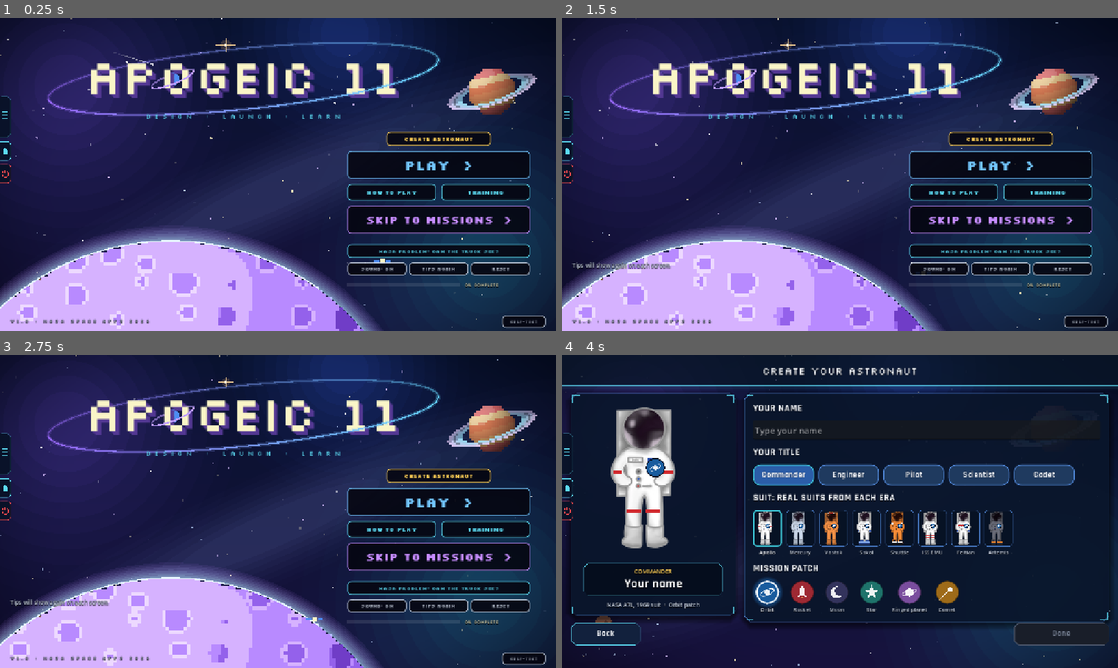
Above: before the commit, frames 1-4 (two rows, left to right).
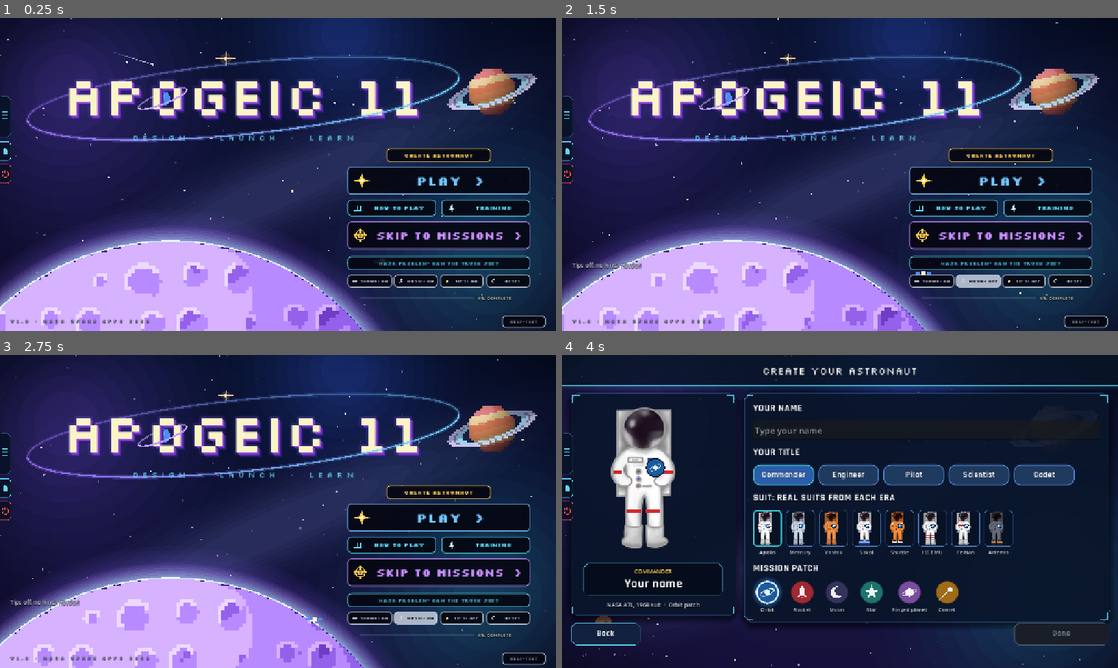
Above: after the commit, the same moments.

Repository: a77chand/apogeic
Game: Godot game, scene res://scenes/main.tscn
The game is run twice, just before and just after one commit, with the same random seed, the same clock (stepped at 60 frames per second) and the same inputs.
Inputs (mouse positions are in pixels of both pictures, inside the frame that each line leads up to):
- Up to frame 1 (0.25 s): no input
- Up to frame 2 (1.5 s): click "TIPS AGAIN" (after the commit: "TIPS: ON") at 0.5 s; click (979, 280) at 1.25 s, where only the run after the commit has a clickable "MUSIC: ON"
- Up to frame 3 (2.75 s): click (417, 617) at 2 s, where only the run after the commit has a clickable "MUSIC: OFF"
- Up to frame 4 (4 s): click "TIPS AGAIN" (after the commit: "TIPS: OFF") at 2.75 s; click "PLAY >" at 3.5 s

The runs differ from the first frame. In frame 1, 28% of the frame differs, in the area x 0-96%, y 6-100%; in frame 2, 28%; in frame 3, 28%; in frame 4, nothing differs.

Commit message:
Title: bigger lower title, glow, planet haze and round craters, button icons, music and tips toggles, training gate for missions, Play skips setup once saved; header/footer pinned to window edges; power-down sound for home and reset; Back to home

Diff:
--- a/scripts/autoload/game_state.gd
+++ b/scripts/autoload/game_state.gd
@@ -37,6 +37,7 @@
 var stardust: int = 0               # earned by 3-star missions, spent on lives, saved
 var last_reward: Dictionary = {}    # what the last mission earned or cost, for the report (not saved)
 var tutorial_seen: Dictionary = {}  # screen id -> true, so each tip shows once
+var tips_on: bool = true           # first-visit tips shown at all, saved (off = harder)
 var tutorial_open: bool = false     # true while a tip box is on screen (clocks wait)
 var muted: bool = false             # sound effects on/off, saved
 var sfx_volume: float = 0.8         # sound effects volume, 0..1, saved
@@ -496,7 +497,7 @@
 		return
 	file.store_string(JSON.stringify({"puzzles_done": puzzles_done, "best_stars": best_stars, "tutorial_seen": tutorial_seen, "muted": muted, "missions_done": missions_done, "mission_stars": mission_stars,
 			"player_name": player_name, "player_title": player_title, "avatar_suit": avatar_suit, "avatar_patch": avatar_patch,
-			"sfx_volume": sfx_volume, "music_volume": music_volume, "music_muted": music_muted, "font_size": font_size,
+			"sfx_volume": sfx_volume, "music_volume": music_volume, "music_muted": music_muted, "font_size": font_size, "tips_on": tips_on,
 			"lives": lives, "life_clock": life_clock, "stardust": stardust}))
 	file.close()
 
@@ -541,6 +542,7 @@
 	music_volume = clampf(float(data.get("music_volume", 0.5)), 0.0, 1.0)
 	music_muted = bool(data.get("music_muted", false))
 	font_size = str(data.get("font_size", "medium"))
+	tips_on = bool(data.get("tips_on", true))
 	lives = clampi(int(data.get("lives", MAX_LIVES)), 0, MAX_LIVES)
 	life_clock = float(data.get("life_clock", 0.0))
 	stardust = maxi(0, int(data.get("stardust", 0)))
@@ -550,7 +552,23 @@
 		tutorial_seen = seen
 
 
+func set_tips_on(value: bool) -> void:
+	tips_on = value
+	if value:
+		tutorial_seen = {}   # turning tips back on shows them again from the start
+	save_game()
+
+
+## Missions open only after every training puzzle has been finished once.
+func all_puzzles_done() -> bool:
+	for id in puzzle_order():
+		if not is_puzzle_done(str(id)):
+			return false
+	return true
+
+
 func reset_progress() -> void:
+	play_sound("power_down")
 	puzzles_done = {}
 	best_stars = 0
 	missions_done = {}
--- a/scripts/main.gd
+++ b/scripts/main.gd
@@ -88,6 +88,32 @@
 	go("title")
 
 
+## Screens are laid out for 1280 x 720 and sit in the middle of the window. When the window
+## is taller than that, the header would float below the top edge and the footer above the
+## bottom. So the header pieces (anything in the top 80 px) move up to the real top, and
+## the footer pieces (anything starting below y = 590) move down to the real bottom.
+func _pin_edges(screen: Control) -> void:
+	if not is_instance_valid(screen):
+		return
+	var gap: float = maxf(0.0, (get_viewport_rect().size.y - 720.0) * 0.5)
+	for child in screen.get_children():
+		if not (child is Control):
+			continue
+		var c: Control = child
+		if not c.has_meta("design_y"):
+			c.set_meta("design_y", c.position.y)
+		var y: float = float(c.get_meta("design_y"))
+		if y < 80.0 and y + c.size.y <= 90.0:
+			c.position.y = y - gap
+		elif y >= 590.0 and c.size.y < 140.0:
+			c.position.y = y + gap
+
+
+func _notification(what: int) -> void:
+	if what == NOTIFICATION_RESIZED and _current != null:
+		_pin_edges.call_deferred(_current)
+
+
 func go(screen_id: String) -> void:
 	call_deferred("_swap", screen_id)
 
@@ -104,6 +130,8 @@
 
 
 func _swap(screen_id: String) -> void:
+	if screen_id == "title" and _current_id != "" and _current_id != "title":
+		GameState.play_sound("power_down")
 	if _current != null:
 		_holder.remove_child(_current)
 		_current.queue_free()
@@ -124,5 +152,6 @@
 	_current_id = screen_id
 	_holder.add_child(screen)
 	screen.set_anchors_and_offsets_preset(Control.PRESET_FULL_RECT)
+	_pin_edges.call_deferred(screen)
 	screen.modulate = Color(1, 1, 1, 0)   # fade in, so changing screen is not a hard cut
 	screen.create_tween().tween_property(screen, "modulate:a", 1.0, 0.2)
--- a/scripts/screens/report.gd
+++ b/scripts/screens/report.gd
@@ -117,7 +117,7 @@
 	var col: VBoxContainer = UI.vbox(14)
 	panel.add_child(col)
 	col.add_child(UI.label("No mission flown yet", 28))
-	col.add_child(UI.button("Back to title", _on_title, 240.0, true))
+	col.add_child(UI.button("Back to home", _on_title, 240.0, true))
 
 
 func _build_top_bar(grade: String) -> void:
@@ -340,7 +340,7 @@
 	_place(UI.button("All missions", _on_missions, 200.0, false), Vector2(612, 660), Vector2(200, 52))
 	var next: Button = UI.button("Go to next mission", _on_next, 260.0, GameState.is_mission_done(GameState.mission_id))
 	_place(next, Vector2(828, 660), Vector2(260, 52))
-	_place(UI.button("Title", _on_title, 156.0, false), Vector2(1104, 660), Vector2(156, 52))
+	_place(UI.button("Home", _on_title, 156.0, false), Vector2(1104, 660), Vector2(156, 52))
 
 
 ## The next mission in order (the same one again if this one still has no stars).
--- a/scripts/screens/stub.gd
+++ b/scripts/screens/stub.gd
@@ -18,7 +18,7 @@
 	v.add_child(UI.label("Screen not built yet", 14, UI.C_MUTED))
 	v.add_child(UI.label(screen_id, 34))
 	v.add_child(UI.button("Next screen", _on_next, 240.0, true))
-	v.add_child(UI.button("Back to title", _on_title))
+	v.add_child(UI.button("Back to home", _on_title))
 
 
 func _on_next() -> void:
--- a/scripts/screens/title.gd
+++ b/scripts/screens/title.gd
@@ -13,6 +13,8 @@
 
 var _test_label: Label = null
 var _sound_button: Button = null
+var _music_button: Button = null
+var _tips_button: Button = null
 var _progress_bar: ProgressBar = null
 var _progress_label: Label = null
 
@@ -56,19 +58,40 @@
 	var cream: Color = Logo.C_CREAM
 	var x: float = 800.0
 	var w: float = 420.0
-	var custom: Button = UI.pixel_button("Customise astronaut" if GameState.has_profile() else "Create astronaut", _on_customise, 240.0, 32.0, 12, UI.C_GOLD)
-	_place(custom, Vector2(x + (w - 240.0) * 0.5, 262), Vector2(240, 32))
-	_place(UI.pixel_button("Play  >", _on_play, w, 64.0, 30, Color(0.45, 0.78, 1.0)), Vector2(x, 306), Vector2(w, 64))
-	_place(UI.pixel_button("How to play", _on_guide, 204.0, 38.0, 13, UI.C_ACCENT), Vector2(x, 382), Vector2(204, 38))
-	_place(UI.pixel_button("Training", _on_training, 204.0, 38.0, 13, UI.C_ACCENT), Vector2(x + 216, 382), Vector2(204, 38))
-	_place(UI.pixel_button("Skip to missions  >", _on_mission, w, 64.0, 24, Color(0.78, 0.55, 1.0)), Vector2(x, 432), Vector2(w, 64))
-	_place(UI.pixel_button("NASA problem: can the truck see?", _on_truck, w, 32.0, 11, Color(UI.C_ACCENT, 0.75)), Vector2(x, 520), Vector2(w, 32))
-	_sound_button = UI.pixel_button(_sound_text(), _on_sound, 136.0, 28.0, 10, Color(UI.C_MUTED, 0.8))
-	_place(_sound_button, Vector2(x, 562), Vector2(136, 28))
-	_place(UI.pixel_button("Tips again", _on_tips, 136.0, 28.0, 10, Color(UI.C_MUTED, 0.8)), Vector2(x + 142, 562), Vector2(136, 28))
-	_place(UI.pixel_button("Reset", _on_reset, 136.0, 28.0, 10, Color(UI.C_MUTED, 0.8)), Vector2(x + 284, 562), Vector2(136, 28))
+	var top: float = 300.0
+	var custom: Button = UI.pixel_button("Customise astronaut" if GameState.has_profile() else "Create astronaut", _on_customise, 240.0, 30.0, 12, UI.C_GOLD)
+	_place(custom, Vector2(x + (w - 240.0) * 0.5, top), Vector2(240, 30))
+	var play: Button = UI.pixel_button("Play  >", _on_play, w, 64.0, 30, Color(0.45, 0.78, 1.0))
+	UI.add_icon(play, "sparkle", Color(1.0, 0.82, 0.3), 30.0)
+	_place(play, Vector2(x, top + 42), Vector2(w, 64))
+	var guide: Button = UI.pixel_button("How to play", _on_guide, 204.0, 38.0, 13, UI.C_ACCENT)
+	UI.add_icon(guide, "book", UI.C_ACCENT, 18.0)
+	_place(guide, Vector2(x, top + 118), Vector2(204, 38))
+	var train: Button = UI.pixel_button("Training", _on_training, 204.0, 38.0, 13, UI.C_ACCENT)
+	UI.add_icon(train, "rocket", UI.C_ACCENT, 20.0)
+	_place(train, Vector2(x + 216, top + 118), Vector2(204, 38))
+	var skip: Button = UI.pixel_button("Skip to missions  >", _on_mission, w, 64.0, 24, Color(0.78, 0.55, 1.0))
+	UI.add_icon(skip, "target", UI.C_GOLD, 26.0)
+	_place(skip, Vector2(x, top + 168), Vector2(w, 64))
+	_place(UI.pixel_button("NASA problem: can the truck see?", _on_truck, w, 32.0, 11, Color(UI.C_ACCENT, 0.75)), Vector2(x, top + 248), Vector2(w, 32))
+	# four small settings: sound, music, tips, reset
+	var bw: float = (w - 18.0) / 4.0
+	var muted_col: Color = Color(UI.C_MUTED, 0.85)
+	_sound_button = UI.pixel_button(_sound_text(), _on_sound, bw, 30.0, 9, muted_col)
+	UI.add_icon(_sound_button, "speaker", muted_col, 11.0)
+	_place(_sound_button, Vector2(x, top + 290), Vector2(bw, 30))
+	_music_button = UI.pixel_button(_music_text(), _on_music, bw, 30.0, 9, muted_col)
+	UI.add_icon(_music_button, "note", muted_col, 11.0)
+	_place(_music_button, Vector2(x + (bw + 6.0), top + 290), Vector2(bw, 30))
+	_tips_button = UI.pixel_button(_tips_text(), _on_tips, bw, 30.0, 9, muted_col)
+	_tips_button.tooltip_text = "Tips off makes the game harder: no hints on each screen."
+	UI.add_icon(_tips_button, "bulb", muted_col, 11.0)
+	_place(_tips_button, Vector2(x + (bw + 6.0) * 2.0, top + 290), Vector2(bw, 30))
+	var reset: Button = UI.pixel_button("Reset", _on_reset, bw, 30.0, 9, muted_col)
+	UI.add_icon(reset, "reset", muted_col, 11.0)
+	_place(reset, Vector2(x + (bw + 6.0) * 3.0, top + 290), Vector2(bw, 30))
 	var row: HBoxContainer = UI.hbox(10)
-	_place(row, Vector2(x, 604), Vector2(w, 20))
+	_place(row, Vector2(x + 30.0, top + 334), Vector2(w, 20))
 	_progress_bar = ProgressBar.new()
 	_progress_bar.show_percentage = false
 	_progress_bar.max_value = 100.0
@@ -91,10 +114,11 @@
 	_place(test, Vector2(1156, 684), Vector2(100, 24))
 
 
-## Play always goes through the astronaut screen first (name and look), then training.
+## Play goes to training. The very first time (no astronaut yet) it goes through the
+## astronaut screen first; after that the saved astronaut is used.
 func _on_play() -> void:
 	GameState.profile_next = "ladder"
-	GameState.go("profile")
+	GameState.go("ladder" if GameState.has_profile() else "profile")
 
 
 func _on_training() -> void:
@@ -110,7 +134,12 @@
 	GameState.go("profile")
 
 
+## Missions need every training puzzle finished once.
 func _on_mission() -> void:
+	if not GameState.all_puzzles_done():
+		GameState.play_sound("fail")
+		Confirm.ask(self, "Error! Training not finished", "Complete the 4 training puzzles before starting missions. They teach the rules every mission uses.", "Go to training", _on_play)
+		return
 	if not GameState.has_profile():
 		GameState.profile_next = "missions"
 		GameState.go("profile")
@@ -126,14 +155,28 @@
 	return "SOUND: OFF" if GameState.muted else "SOUND: ON"
 
 
+func _music_text() -> String:
+	return "MUSIC: OFF" if GameState.music_muted else "MUSIC: ON"
+
+
+func _tips_text() -> String:
+	return "TIPS: ON" if GameState.tips_on else "TIPS: OFF"
+
+
+func _on_music() -> void:
+	GameState.set_music_muted(not GameState.music_muted)
+	_music_button.text = _music_text()
+
+
 func _on_sound() -> void:
 	GameState.set_muted(not GameState.muted)
 	_sound_button.text = _sound_text()
 
 
 func _on_tips() -> void:
-	GameState.reset_tutorial()
-	_test_label.text = "Tips will show again on each screen."
+	GameState.set_tips_on(not GameState.tips_on)
+	_tips_button.text = _tips_text()
+	_test_label.text = "Tips on: each screen explains itself." if GameState.tips_on else "Tips off: no hints. Harder!"
 
 
 func _on_reset() -> void:
--- a/scripts/screens/truck.gd
+++ b/scripts/screens/truck.gd
@@ -136,7 +136,7 @@
 	_causes = UI.vbox(3)
 	_causes.size_flags_horizontal = Control.SIZE_EXPAND_FILL
 	scroll.add_child(_causes)
-	var back: Button = UI.button("Back to title", _on_back, 200.0, false)
+	var back: Button = UI.button("Back to home", _on_back, 200.0, false)
 	_place(back, Vector2(20, 660), Vector2(200, 52))
 	var note: Label = UI.label(str(_cfg.get("fusion_note", "")), 11, UI.C_MUTED, true)
 	_place(note, Vector2(240, 662), Vector2(740, 50))
--- a/scripts/ui/logo.gd
+++ b/scripts/ui/logo.gd
@@ -33,9 +33,9 @@
 
 func _draw_title() -> void:
 	var font: Font = UI.pixel_font(false)   # the regular weight: the bold one read too heavy
-	var fs: int = 112
+	var fs: int = 128
 	var w: float = font.get_string_size(TITLE, HORIZONTAL_ALIGNMENT_LEFT, -1, fs).x
-	var pos: Vector2 = Vector2(560.0 - w * 0.5, 175)
+	var pos: Vector2 = Vector2(560.0 - w * 0.5, 225)
 	var cap: float = fs * 0.62   # height of a capital in this font (less than the ascent)
 	# the 0 is a little ringed planet: where it sits
 	var x0: float = pos.x + font.get_string_size("AP", HORIZONTAL_ALIGNMENT_LEFT, -1, fs).x
@@ -43,27 +43,32 @@
 	var zero: Vector2 = Vector2(x0 + gw * 0.40, pos.y - cap * 0.5)
 	# a sweeping orbit around the whole title: the far half behind the letters
 	var oc: Vector2 = Vector2(560.0, pos.y - cap * 0.5)
-	_swoosh(oc, w * 0.62, 70.0, -0.10, false)
+	_swoosh(oc, w * 0.60, 82.0, -0.10, false)
 	_ring(zero, gw * 0.62, cap * 0.16, -0.38, false)
 	draw_circle(zero, cap * 0.22, Color(0.30, 0.55, 0.95))
 	draw_circle(zero + Vector2(-cap * 0.06, -cap * 0.06), cap * 0.12, Color(0.45, 0.70, 1.0))
-	# stepped shadow, a few pixels down and right, like an old arcade cabinet
+	# a soft violet glow behind the letters
+	for i in range(4):
+		var g: float = float(4 - i) * 3.0
+		draw_string_outline(font, pos, TITLE, HORIZONTAL_ALIGNMENT_LEFT, -1, fs, int(g * 2.0), Color(0.55, 0.35, 1.0, 0.07))
+	# stepped shadow, a few pixels down and right, magenta into deep blue, like an arcade cabinet
+	var shadow_cols: Array = [Color(0.16, 0.12, 0.45), Color(0.35, 0.20, 0.70), Color(0.62, 0.28, 0.85)]
 	for i in range(3, 0, -1):
-		draw_string(font, pos + Vector2(i * 3, i * 3), TITLE, HORIZONTAL_ALIGNMENT_LEFT, -1, fs, Color(C_SHADOW, 0.5 + 0.15 * i))
+		draw_string(font, pos + Vector2(i * 3, i * 3), TITLE, HORIZONTAL_ALIGNMENT_LEFT, -1, fs, shadow_cols[3 - i])
 	draw_string(font, pos, TITLE, HORIZONTAL_ALIGNMENT_LEFT, -1, fs, C_CREAM)
 	_ring(zero, gw * 0.62, cap * 0.16, -0.38, true)
-	_swoosh(oc, w * 0.62, 70.0, -0.10, true)
+	_swoosh(oc, w * 0.60, 82.0, -0.10, true)
 	# a bright star at the top of the orbit, gently pulsing
-	var star: Vector2 = oc + Vector2(-40.0, -78.0)
+	var star: Vector2 = oc + Vector2(-40.0, -92.0)
 	var k: float = 0.75 + 0.25 * sin(_t * 2.2)
 	draw_circle(star, 14.0 * k, Color(1.0, 0.75, 0.45, 0.18))
 	draw_line(star - Vector2(26 * k, 0), star + Vector2(26 * k, 0), Color(1.0, 0.85, 0.6, 0.9), 2.0)
 	draw_line(star - Vector2(0, 18 * k), star + Vector2(0, 18 * k), Color(1.0, 0.85, 0.6, 0.9), 2.0)
 	draw_circle(star, 3.5, Color(1, 0.95, 0.85))
 	var strap: String = "D E S I G N    ·    L A U N C H    ·    L E A R N"
-	var ss: int = 16
+	var ss: int = 18
 	var sw: float = font.get_string_size(strap, HORIZONTAL_ALIGNMENT_LEFT, -1, ss).x
-	draw_string(font, Vector2(560.0 - sw * 0.5, 232), strap, HORIZONTAL_ALIGNMENT_LEFT, -1, ss, Color(UI.C_ACCENT, 0.9))
+	draw_string(font, Vector2(560.0 - sw * 0.5, 282), strap, HORIZONTAL_ALIGNMENT_LEFT, -1, ss, Color(UI.C_ACCENT, 0.9))
 
 
 ## Half of a tilted ellipse: front = the near half (drawn over the letters), else the far half.
@@ -100,6 +105,9 @@
 	var light: Vector2 = Vector2(-0.55, -0.83).normalized()
 	var shades: Array = [Color(0.30, 0.14, 0.58), Color(0.44, 0.24, 0.78), Color(0.58, 0.38, 0.92), Color(0.72, 0.54, 1.0), Color(0.84, 0.70, 1.0), Color(0.93, 0.85, 1.0)]
 	var spin: float = _t * 0.9
+	# a wide soft haze around the planet so it stands out from the sky
+	for i in range(8):
+		draw_circle(c, r + 70.0 - float(i) * 8.0, Color(0.55, 0.40, 1.0, 0.035))
 	# the window can be taller or wider than 1280 x 720 (the screen stretches to fill it),
 	# so draw to the edge of what is really visible, not just the design size
 	var view: Vector2 = get_viewport_rect().size
@@ -120,18 +128,22 @@
 			var z: float = sqrt(maxf(0.0, 1.0 - nz.length_squared()))
 			var lit: float = clampf(nz.dot(light) * 0.85 + z * 0.45, -1.0, 1.0)
 			var level: float = (lit + 0.9) * 2.6
-			# craters on a drifting grid of cells, each cell with its own size and place
+			# round craters on a drifting grid of cells: a dark floor, a bright rim on the side
+			# facing the light and a dark rim on the other, so they read as dents, not squares
 			var u: float = float(gx) + spin
-			var cell: Vector2i = Vector2i(int(floor(u / 11.0)), int(floor(float(gy) / 9.0)))
+			var cw: float = 14.0
+			var ch: float = 11.0
+			var cell: Vector2i = Vector2i(int(floor(u / cw)), int(floor(float(gy) / ch)))
 			var hsh: int = absi(hash(cell))
-			var cc: Vector2 = Vector2(float(cell.x) * 11.0 + 3.0 + float(hsh % 5), float(cell.y) * 9.0 + 2.0 + float((hsh / 7) % 5))
-			var cr: float = 1.6 + float((hsh / 49) % 4) * 0.8
-			var cd: float = Vector2(u, float(gy)).distance_to(cc)
-			if (hsh / 343) % 3 != 0:
-				if cd < cr - 0.5:
-					level -= 1.2
-				elif cd < cr + 0.5:
-					level += 0.7
+			if (hsh / 343) % 4 != 0:
+				var cc: Vector2 = Vector2(float(cell.x) * cw + 4.0 + float(hsh % 6), float(cell.y) * ch + 3.0 + float((hsh / 7) % 5))
+				var cr: float = 2.0 + float((hsh / 49) % 4) * 0.9
+				var off: Vector2 = Vector2(u, float(gy)) - cc
+				var cd: float = off.length()
+				if cd < cr - 0.7:
+					level -= 1.0 + (0.4 if off.dot(light) > 0.0 else 0.0)
+				elif cd < cr + 0.6:
+					level += 0.9 if off.dot(light) > 0.0 else -0.6
 			var idx: int = clampi(int(level), 0, shades.size() - 1)
 			draw_rect(Rect2(c + d, Vector2(PX, PX)), shades[idx])
 	# the glowing rim of atmosphere along the top
--- a/scripts/ui/sfx.gd
+++ b/scripts/ui/sfx.gd
@@ -54,6 +54,7 @@
 	out["chime"] = _wav(_join([_tone(523.25, 0.14, 0.35, 9.0), _tone(659.25, 0.14, 0.35, 9.0), _tone(783.99, 0.55, 0.35, 5.0)]))
 	out["fail"] = _wav(_slide(420.0, 170.0, 0.55, 0.32))
 	out["rumble"] = _wav(_rumble(2.4, 0.5))
+	out["power_down"] = _wav(_power_down(1.15, 0.26))
 	# a harsh alarm buzzer: two low square-ish blasts
 	out["error"] = _wav(_join([_buzz(150.0, 0.28, 0.30), _silence(0.07), _buzz(150.0, 0.28, 0.30), _silence(0.07), _buzz(110.0, 0.5, 0.30)]))
 	# an explosion: a loud burst of noise that dies away
@@ -148,6 +149,26 @@
 
 
 ## A tone whose pitch slides from f0 to f1 (used for the gentle failure sound).
+## Going home or resetting: a falling, wobbling tone that winds down in steps, like an old
+## arcade machine powering off, but soft. Square-ish wave, so it reads as "game" not "alarm".
+static func _power_down(seconds: float, volume: float) -> PackedFloat32Array:
+	var n: int = int(seconds * float(RATE))
+	var out: PackedFloat32Array = PackedFloat32Array()
+	out.resize(n)
+	var phase: float = 0.0
+	for i in range(n):
+		var t: float = float(i) / float(RATE)
+		var u: float = t / seconds
+		# five falling "wah" steps, each sliding down, the whole thing dropping in pitch
+		var step: float = fmod(u * 5.0, 1.0)
+		var f: float = lerpf(620.0, 90.0, u) * (1.25 - 0.35 * step)
+		phase += f / float(RATE)
+		var wave: float = 0.6 * sign(sin(TAU * phase)) + 0.4 * sin(TAU * phase)
+		var env: float = (1.0 - u) * minf(1.0, t * 40.0) * (0.75 + 0.25 * cos(step * PI))
+		out[i] = wave * env * volume * 0.6
+	return out
+
+
 static func _slide(f0: float, f1: float, seconds: float, volume: float) -> PackedFloat32Array:
 	var n: int = int(seconds * float(RATE))
 	var out: PackedFloat32Array = PackedFloat32Array()
--- a/scripts/ui/tutorial.gd
+++ b/scripts/ui/tutorial.gd
@@ -23,7 +23,7 @@
 
 ## Shows the tips for screen_id on host, unless they were already seen.
 static func maybe_show(host: Control, screen_id: String) -> void:
-	if bool(GameState.tutorial_seen.get(screen_id, false)):
+	if not GameState.tips_on or bool(GameState.tutorial_seen.get(screen_id, false)):
 		return
 	var cfg: Dictionary = Data.load_dict(PATH)
 	var screens: Dictionary = cfg.get("screens", {})
--- a/scripts/ui/ui.gd
+++ b/scripts/ui/ui.gd
@@ -150,6 +150,66 @@
 				else:
 					c.draw_rect(r, Color(C_MUTED, 0.22)))
 	return c
+
+
+## A small icon drawn at the left of a button (the text stays centred). Kinds: sparkle,
+## target, speaker, note, bulb, reset, book, rocket.
+static func add_icon(b: Button, kind: String, color: Color, size: float = 18.0) -> void:
+	# make room on the left so the text never runs under the icon
+	for state in ["normal", "hover", "pressed", "disabled"]:
+		var sb: StyleBox = b.get_theme_stylebox(state)
+		if sb != null:
+			var copy: StyleBox = sb.duplicate()
+			copy.content_margin_left = size * 1.8 + 8.0
+			copy.content_margin_right = maxf(copy.content_margin_right, 8.0)
+			b.add_theme_stylebox_override(state, copy)
+	b.draw.connect(func() -> void:
+		var m: Vector2 = Vector2(size * 0.9 + 6.0, b.size.y * 0.5)
+		draw_icon(b, kind, m, size, color))
+
+
+static func draw_icon(ci: CanvasItem, kind: String, m: Vector2, s: float, color: Color) -> void:
+	var w: float = maxf(1.5, s * 0.11)
+	match kind:
+		"sparkle":
+			_draw_sparkle(ci, m, s * 0.62, Color(1.0, 0.85, 0.35, 0.3))
+			_draw_sparkle(ci, m, s * 0.52, Color(1.0, 0.82, 0.30))
+			_draw_sparkle(ci, m, s * 0.18, Color(1, 1, 0.9))
+		"target":
+			var gold: Color = Color(0.98, 0.78, 0.30)
+			ci.draw_arc(m, s * 0.42, 0.0, TAU, 32, gold, w)
+			ci.draw_arc(m, s * 0.20, 0.0, TAU, 24, gold, w)
+			ci.draw_circle(m, s * 0.07, gold)
+			for d in [Vector2(1, 0), Vector2(-1, 0), Vector2(0, 1), Vector2(0, -1)]:
+				ci.draw_line(m + d * s * 0.30, m + d * s * 0.58, gold, w)
+		"speaker":
+			ci.draw_colored_polygon(PackedVector2Array([m + Vector2(-s * 0.45, -s * 0.15), m + Vector2(-s * 0.25, -s * 0.15), m + Vector2(0, -s * 0.38), m + Vector2(0, s * 0.38), m + Vector2(-s * 0.25, s * 0.15), m + Vector2(-s * 0.45, s * 0.15)]), color)
+			ci.draw_arc(m + Vector2(s * 0.05, 0), s * 0.22, -0.9, 0.9, 12, color, w)
+			ci.draw_arc(m + Vector2(s * 0.05, 0), s * 0.40, -0.9, 0.9, 12, color, w)
+		"note":
+			ci.draw_circle(m + Vector2(-s * 0.18, s * 0.26), s * 0.14, color)
+			ci.draw_circle(m + Vector2(s * 0.26, s * 0.18), s * 0.14, color)
+			ci.draw_line(m + Vector2(-s * 0.05, s * 0.26), m + Vector2(-s * 0.05, -s * 0.36), color, w)
+			ci.draw_line(m + Vector2(s * 0.39, s * 0.18), m + Vector2(s * 0.39, -s * 0.44), color, w)
+			ci.draw_line(m + Vector2(-s * 0.05, -s * 0.36), m + Vector2(s * 0.39, -s * 0.44), color, w * 1.6)
+		"bulb":
+			ci.draw_circle(m + Vector2(0, -s * 0.08), s * 0.26, Color(1.0, 0.86, 0.35))
+			ci.draw_rect(Rect2(m + Vector2(-s * 0.12, s * 0.16), Vector2(s * 0.24, s * 0.2)), color)
+		"reset":
+			ci.draw_arc(m, s * 0.32, 0.4, TAU - 0.3, 24, color, w)
+			ci.draw_colored_polygon(PackedVector2Array([m + Vector2(s * 0.32, -s * 0.22), m + Vector2(s * 0.48, s * 0.06), m + Vector2(s * 0.14, s * 0.04)]), color)
+		"book":
+			ci.draw_rect(Rect2(m + Vector2(-s * 0.46, -s * 0.30), Vector2(s * 0.42, s * 0.6)), color, false, w)
+			ci.draw_rect(Rect2(m + Vector2(s * 0.04, -s * 0.30), Vector2(s * 0.42, s * 0.6)), color, false, w)
+			for i in range(3):
+				var y: float = -s * 0.14 + float(i) * s * 0.14
+				ci.draw_line(m + Vector2(-s * 0.38, y), m + Vector2(-s * 0.12, y), color, 1.0)
+				ci.draw_line(m + Vector2(s * 0.12, y), m + Vector2(s * 0.38, y), color, 1.0)
+		"rocket":
+			ci.draw_colored_polygon(PackedVector2Array([m + Vector2(0, -s * 0.5), m + Vector2(s * 0.16, -s * 0.2), m + Vector2(s * 0.16, s * 0.25), m + Vector2(-s * 0.16, s * 0.25), m + Vector2(-s * 0.16, -s * 0.2)]), Color(0.92, 0.94, 0.98))
+			ci.draw_colored_polygon(PackedVector2Array([m + Vector2(-s * 0.16, 0), m + Vector2(-s * 0.36, s * 0.32), m + Vector2(-s * 0.16, s * 0.22)]), color)
+			ci.draw_colored_polygon(PackedVector2Array([m + Vector2(s * 0.16, 0), m + Vector2(s * 0.36, s * 0.32), m + Vector2(s * 0.16, s * 0.22)]), color)
+			ci.draw_colored_polygon(PackedVector2Array([m + Vector2(-s * 0.1, s * 0.27), m + Vector2(0, s * 0.52), m + Vector2(s * 0.1, s * 0.27)]), Color(1.0, 0.62, 0.2))
 
 
 ## The star dust sparkle: a four-pointed star with a small one beside it (from the
